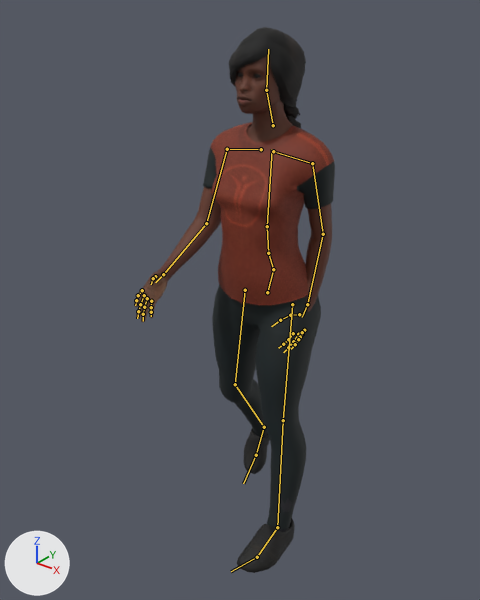
One commit to the glTF model public/models/npcs/braamfontein-creative.glb: the scene before it, then after it.
One viewpoint serves both versions: a 50 mm camera at (1.19, -1.659, 1.863) aimed at (-0.098, -0.049, 0.865). Arrows for +X, +Y and +Z are at lower left; the lights stay in place. The older version comes first. Both versions are drawn at frame 13 of the action 'sprint'; the numbers are the values there. The bones that change, and the others that lie on the model, are drawn over the model as lines.

In view in the first picture: 'EyesMesh', 'HairShoesMesh', 'OutfitMesh', 'SkinMesh'.
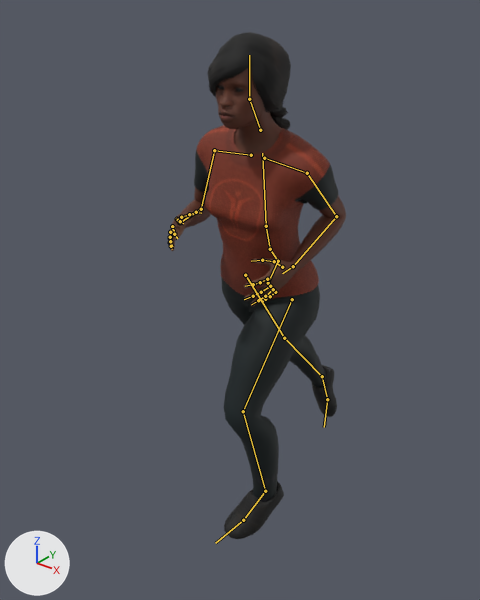
What changed in the scene script:
```text
Change bone_hips:
    where bone_hips = bpy.data.objects['Npc_braamfontein-creative'].pose.bones['Hips']  # child of 'Root'
    bone_hips.location: (0.0, 0.0, 0.0) -> (0.003, 0.03, 0.021)
    bone_hips.rotation_quaternion: (0.997, 0.069, -0.012, 0.012) -> (0.995, 0.065, 0.019, -0.073)  # degrees (8, -1, 1) -> degrees (7, 3, -8)
Change bone_spine:
    where bone_spine = bpy.data.objects['Npc_braamfontein-creative'].pose.bones['Spine']  # child of 'Hips'
    bone_spine.rotation_quaternion: (0.999, -0.038, 0.0, 0.009) -> (0.99, 0.111, 0.062, 0.058)  # degrees (-4, 0, 1) -> degrees (13, 6, 7)
Change bone_chest:
    where bone_chest = bpy.data.objects['Npc_braamfontein-creative'].pose.bones['Chest']  # child of 'Spine'
    bone_chest.rotation_quaternion: (0.998, -0.052, 0.001, -0.017) -> (0.997, -0.059, 0.006, -0.043)  # degrees (-6, 0, -2) -> degrees (-7, 0, -5)
Change bone_upperarm_l:
    where bone_upperarm_l = bpy.data.objects['Npc_braamfontein-creative'].pose.bones['UpperArm_L']  # child of 'clavicle_l'
    bone_upperarm_l.rotation_quaternion: (0.921, -0.168, 0.063, -0.347) -> (0.902, -0.25, 0.154, -0.316)  # degrees (-21, 0, -41) -> degrees (-34, 7, -41)
Change bone_lowerarm_l:
    where bone_lowerarm_l = bpy.data.objects['Npc_braamfontein-creative'].pose.bones['LowerArm_L']  # child of 'UpperArm_L'
    bone_lowerarm_l.rotation_quaternion: (0.999, -0.04, 0.0, 0.0) -> (0.83, 0.557, 0.0, -0.025)  # degrees (-5, 0, 0) -> degrees (68, 2, -2)
Change bone_upperarm_r:
    where bone_upperarm_r = bpy.data.objects['Npc_braamfontein-creative'].pose.bones['UpperArm_R']  # child of 'clavicle_r'
    bone_upperarm_r.rotation_quaternion: (0.921, 0.168, 0.063, 0.347) -> (0.975, 0.017, -0.136, 0.177)  # degrees (21, 0, 41) -> degrees (-1, -16, 21)
Change bone_lowerarm_r:
    where bone_lowerarm_r = bpy.data.objects['Npc_braamfontein-creative'].pose.bones['LowerArm_R']  # child of 'UpperArm_R'
    bone_lowerarm_r.rotation_quaternion: (0.999, -0.04, 0.0, 0.0) -> (0.779, 0.627, 0.0, 0.029)  # degrees (-5, 0, 0) -> degrees (78, -2, 3)
Change bone_head:
    where bone_head = bpy.data.objects['Npc_braamfontein-creative'].pose.bones['Head']  # child of 'neck_01'
    bone_head.rotation_quaternion: (1.0, 0.011, 0.0, 0.006) -> (0.998, -0.06, -0.014, 0.019)  # degrees (1, 0, 1) -> degrees (-7, -1, 2)
Change bone_upperleg_l:
    where bone_upperleg_l = bpy.data.objects['Npc_braamfontein-creative'].pose.bones['UpperLeg_L']  # child of 'Hips'
    bone_upperleg_l.rotation_quaternion: (0.985, -0.151, -0.019, 0.08) -> (0.932, -0.328, 0.116, 0.099)  # degrees (-18, -1, 9) -> degrees (-38, 16, 6)
Change bone_lowerleg_l:
    where bone_lowerleg_l = bpy.data.objects['Npc_braamfontein-creative'].pose.bones['LowerLeg_L']  # child of 'UpperLeg_L'
    bone_lowerleg_l.rotation_quaternion: (1.0, -0.014, -0.001, 0.0) -> (0.923, 0.37, 0.0, 0.07)  # degrees (-2, 0, 0) -> degrees (43, -3, 7)
Change bone_foot_l:
    where bone_foot_l = bpy.data.objects['Npc_braamfontein-creative'].pose.bones['Foot_L']  # child of 'LowerLeg_L'
    bone_foot_l.rotation_quaternion: (1.0, 0.002, 0.0, 0.005) -> (0.988, 0.057, -0.139, 0.02)  # degrees (0, 0, 1) -> degrees (6, -16, 1)
Change bone_upperleg_r:
    where bone_upperleg_r = bpy.data.objects['Npc_braamfontein-creative'].pose.bones['UpperLeg_R']  # child of 'Hips'
    bone_upperleg_r.rotation_quaternion: (0.999, -0.047, 0.005, -0.017) -> (0.935, 0.286, -0.199, -0.061)  # degrees (-5, 0, -2) -> degrees (36, -20, -14)
Change bone_lowerleg_r:
    where bone_lowerleg_r = bpy.data.objects['Npc_braamfontein-creative'].pose.bones['LowerLeg_R']  # child of 'UpperLeg_R'
    bone_lowerleg_r.rotation_quaternion: (0.969, 0.245, -0.022, 0.004) -> (0.999, 0.01, 0.0, -0.002)  # degrees (28, -3, 0) -> degrees (1, 0, 0)
Change bone_foot_r:
    where bone_foot_r = bpy.data.objects['Npc_braamfontein-creative'].pose.bones['Foot_R']  # child of 'LowerLeg_R'
    bone_foot_r.rotation_quaternion: (0.997, 0.077, -0.002, -0.01) -> (0.923, 0.297, 0.232, 0.079)  # degrees (9, 0, -1) -> degrees (39, 22, 18)
```

Changed parts and their boxes [x1, y1, x2, y2] in the pictures (480 x 600 px):
'OutfitMesh', posed (9% wider, 8% shorter): before [203, 122, 335, 530]; after [194, 125, 338, 499]
'SkinMesh', posed (10% narrower, 10% shorter): before [135, 55, 332, 322]; after [169, 67, 346, 306]
'HairShoesMesh', posed (67% wider, 7% shorter): before [229, 27, 306, 573]; after [208, 32, 337, 539]
'EyesMesh', posed (8% wider, 17% taller): before [237, 73, 261, 78]; after [217, 86, 243, 92]
bone 'Hips', root to tip: before (267, 292) to (273, 269); after (268, 283) to (278, 261)
bone 'Spine', root to tip: before (273, 269) to (268, 253); after (278, 261) to (270, 249)
bone 'Chest', root to tip: before (268, 253) to (267, 226); after (270, 249) to (266, 226)
bone 'UpperArm_L', root to tip: before (312, 163) to (323, 234); after (307, 173) to (336, 216)
bone 'LowerArm_L', root to tip: before (323, 234) to (307, 304); after (336, 216) to (293, 266)
bone 'UpperArm_R', root to tip: before (227, 149) to (206, 223); after (214, 150) to (201, 209)
bone 'LowerArm_R', root to tip: before (206, 223) to (163, 274); after (201, 209) to (180, 222)
bone 'Head', root to tip: before (266, 90) to (268, 49); after (249, 99) to (249, 55)
bone 'UpperLeg_L', root to tip: before (292, 304) to (283, 420); after (292, 299) to (243, 411)
bone 'LowerLeg_L', root to tip: before (283, 420) to (277, 527); after (243, 411) to (265, 491)
bone 'Foot_L', root to tip: before (277, 527) to (257, 557); after (265, 491) to (243, 520)
bone 'UpperLeg_R', root to tip: before (245, 290) to (235, 384); after (245, 275) to (284, 338)
bone 'LowerLeg_R', root to tip: before (235, 384) to (264, 427); after (284, 338) to (322, 376)
bone 'Foot_R', root to tip: before (264, 427) to (256, 455); after (322, 376) to (327, 399)
